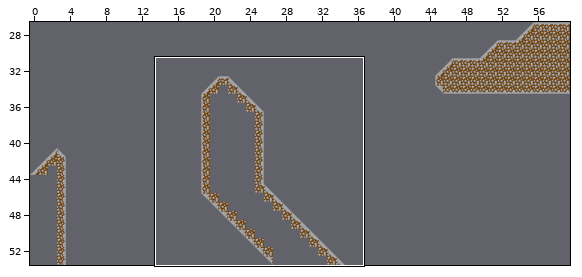
Two versions of a level (Tiled map (JSON), src/assets/maps/level3.json). The picture above shows the old version from afar; the outline marks the close-up.
Close-up. Old version:
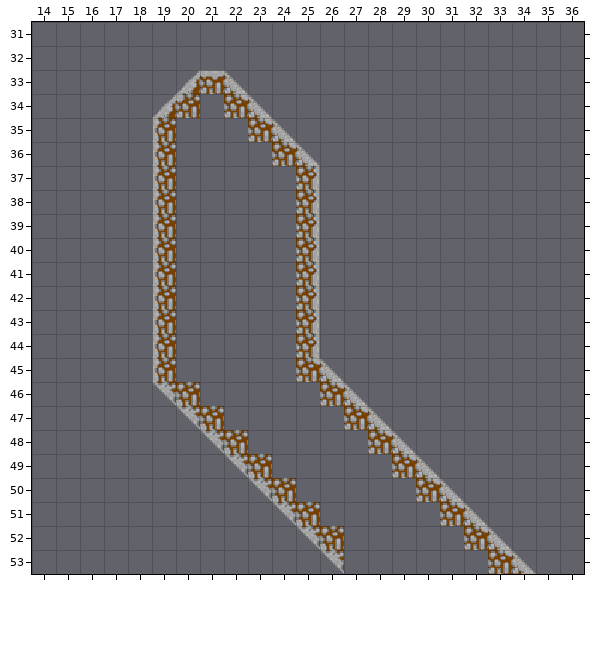
Cells are 16x16 px. Shown: x 14..36, y 31..53. The commit also changed other parts of the map, which this record leaves out.
After:
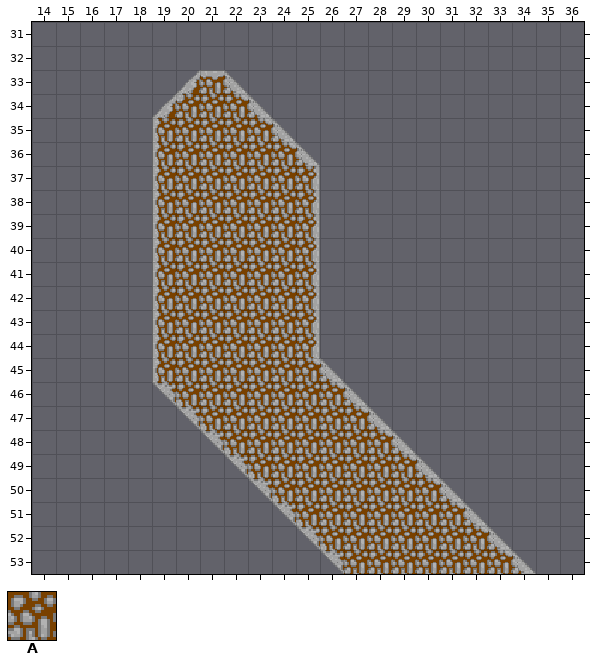
Key: from "cliffs": A 0.
_ is an empty cell.
Change:
Changed rows in their new state; . is an unchanged cell.
Layer "background":
first column x 20:
34 .A...........
35 AAA..........
36 AAAA.........
37 AAAAA........
38 AAAAA........
39 AAAAA........
40 AAAAA........
41 AAAAA........
42 AAAAA........
43 AAAAA........
44 AAAAA........
45 AAAAA........
46 .AAAAA.......
47 ..AAAAA......
48 ...AAAAA.....
49 ....AAAAA....
50 .....AAAAA...
51 ......AAAAA..
52 .......AAAAA.
53 .......AAAAAA
Boxes around the changes in both close-ups, in picture pixels (x1, y1, x2, y2):
added: (176, 94, 488, 574)
